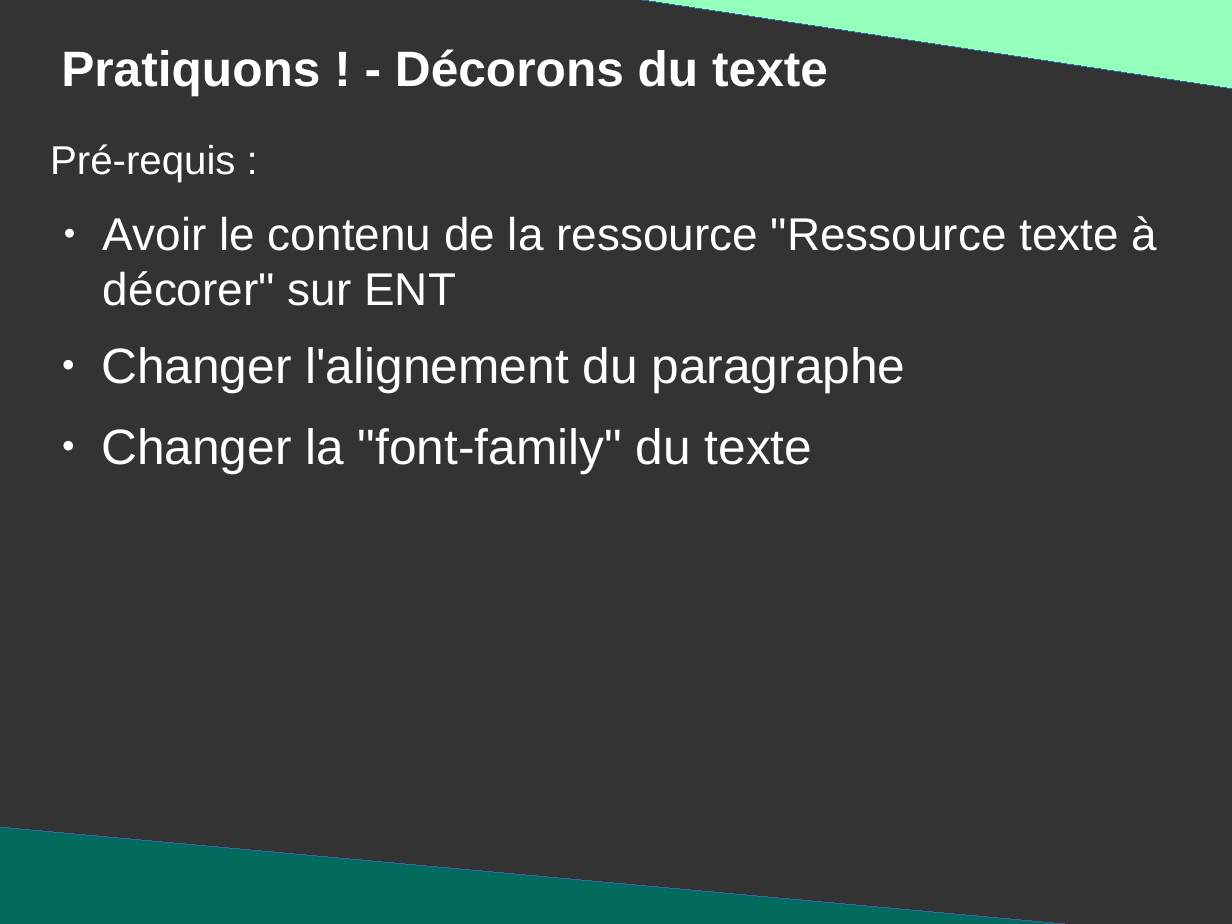
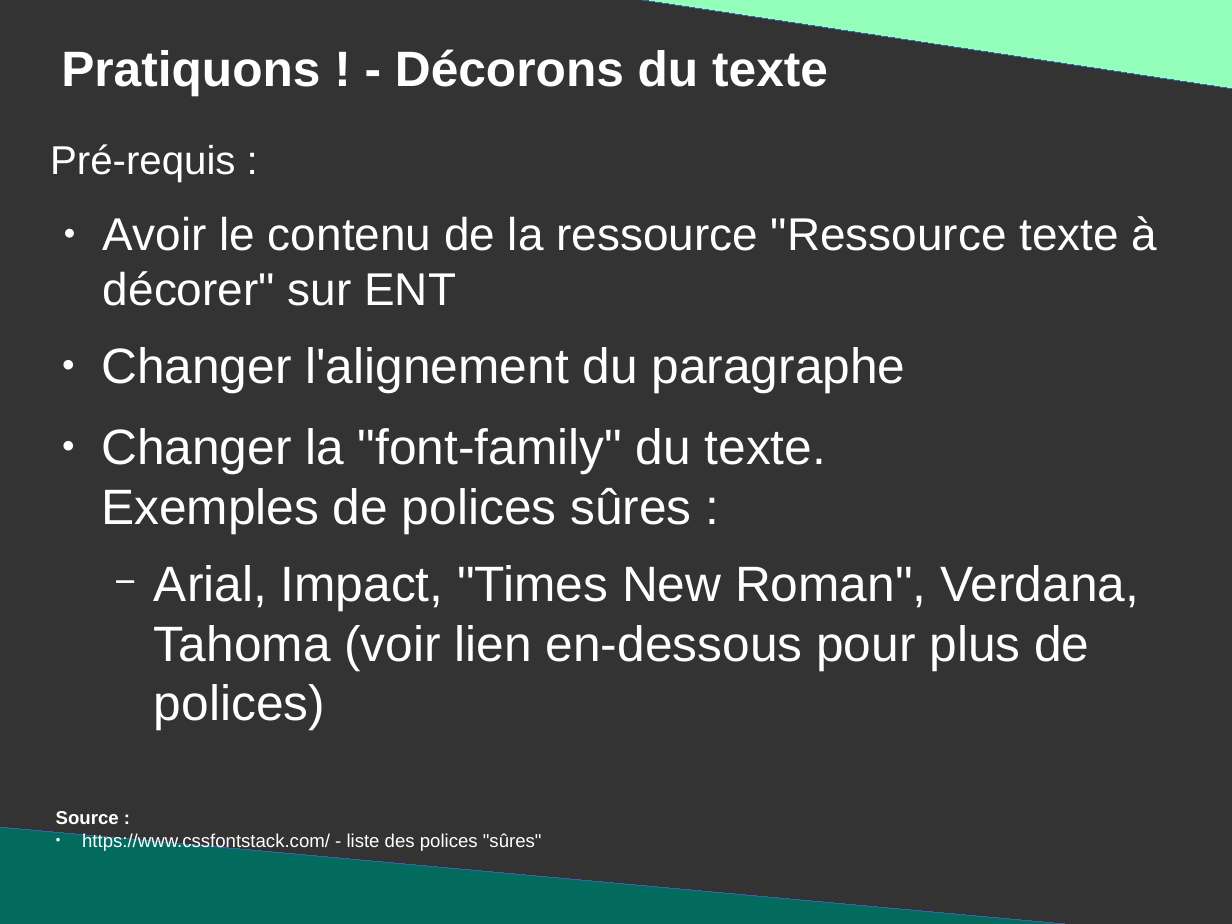
Before and after one commit to DanYellow/presentations, a slide deck: slide 17 of mmi/html/travaux-pratiques/numero-3/presentation.odp (slide 16 before the commit). Drawn at 1232x924 pixels with LibreOffice and Linux fonts; fonts in the diff are those of the drawing. Boxes give left, top, right and bottom in pixels: in the first picture for what was removed or moved away, otherwise in the second. Text is boxed around its words. In the diff, an @@ line names an element or a change of style, - is before the commit and + after.

```diff
--- a/mmi/html/travaux-pratiques/numero-3/presentation.odp
+++ b/mmi/html/travaux-pratiques/numero-3/presentation.odp
@@ text at [101,428,1139,730]: text changed @@
-● Changer la "font-family" du texte
+● Changer la "font-family" du texte.
+  Exemples de polices sûres :
+  − Arial, Impact, "Times New Roman", Verdana, Tahoma (voir lien en-dessous pour plus de polices)
@@ text added at [56,811,542,851], 12 pt, text #FFFFFF @@
+Source :
+● https://www.cssfontstack.com/ - liste des polices "sûres"
```
Also in this commit, not shown: 8 other slides changed, 16 slides added, 6 other files.
